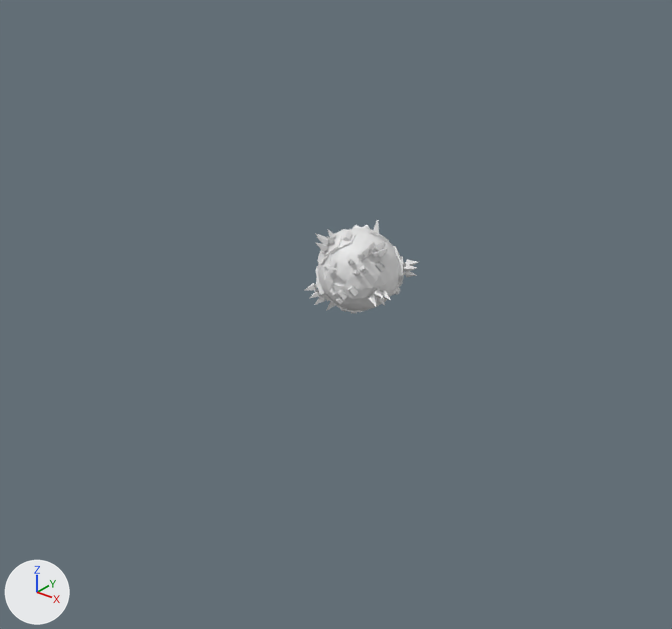
Two versions of the Blender file planets/tut01_lowpoly.blend, one commit apart.
The view is the same before and after, from a 50 mm lens placed at (12.85, -16.98, 9.07), pointed at (-0.03, -0.87, -0.92). Every picture has the same lights, and +X, +Y and +Z are marked at lower left.
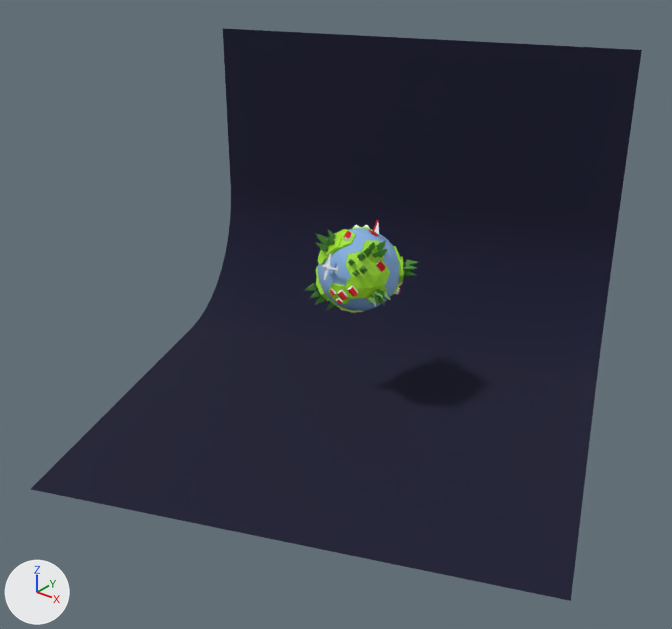
Edits to the bpy script that builds the scene:
```text
Add mat_material_004:
    mat_material_004 = principled_material('Material.004')
    mat_material_004.base_color = (0.0595, 0.246, 0.0291)  # green #458830
Add mat_material_001:
    mat_material_001 = principled_material('Material.001')
    mat_material_001.base_color = (0.261, 0.464, 0.8)  # blue #8cb5e7
    mat_material_001.roughness = 1.0
Add mat_material_003:
    mat_material_003 = principled_material('Material.003')
    mat_material_003.base_color = (0.365, 0.8, 0.0223)  # green #a3e729
Add mat_material_002:
    mat_material_002 = principled_material('Material.002')
    mat_material_002.base_color = (0.00704, 0.00733, 0.0311)  # dark blue #141531
    mat_material_002.roughness = 1.0
Change me_icosphere:
    where me_icosphere.from_pydata(...)  # 278 vertices, 436 faces; spans x -1.03..1.08, y -1.08..1.08, z -1.08..1.04
    add me_icosphere.materials.append(mat_material_003)  # green #a3e729
Change me_icosphere_001:
    where me_icosphere_001.from_pydata(...)  # 162 vertices, 320 faces; spans x -1.03..1.03, y -1.03..1.03, z -1.03..1.03
    add me_icosphere_001.materials.append(mat_material_001)  # blue #8cb5e7
Change me_plane:
    where me_plane.from_pydata(...)  # 13 vertices, 13 faces; spans x -0.082..0.08, y -0.081..0.081, z 0.0..0.394
    add me_plane.materials.append(mat_material_004)  # green #458830
Add me_plane_003:
    me_plane_003.from_pydata(...)  # 26 vertices, 12 faces; spans x -6.0..6.0, y -6.0..6.0, z -2.09..6.25
    me_plane_003.polygons.foreach_set('use_smooth', [True] * 12)
    me_plane_003.materials.append(mat_material_002)  # dark blue #141531
Add ob_plane_052:
    ob_plane_052 = bpy.data.objects.new('Plane.052', me_plane_003)
    ob_plane_052.location = (0.0, 0.0, -1.64)
    ob_plane_052.rotation_euler = (0.0, 0.0, 0.374)  # degrees (0, 0, 21)
```

Boxes (x1, y1, x2, y2) around the edits, measured in the pictures (672 x 629 px):
'Plane.052', added (blue)
    after: (31, 28, 642, 601)
'Icosphere', recoloured (grey to green)
    both: (316, 227, 405, 313)
'Icosphere.001', recoloured (white to blue)
    both: (317, 228, 399, 311)
'Plane.018', recoloured
    both: (403, 264, 417, 272)
'Plane.015', recoloured
    both: (403, 260, 419, 266)
'Plane.014', recoloured
    both: (369, 295, 377, 306)
'Plane.024', recoloured
    both: (315, 242, 328, 252)
'Plane.004', recoloured
    both: (376, 240, 386, 251)
'Plane.012', recoloured
    both: (374, 289, 384, 299)
'Plane.023', recoloured
    both: (317, 237, 330, 246)
'Plane.025', recoloured
    both: (305, 283, 317, 290)
'Plane.007', recoloured
    both: (363, 248, 372, 257)
'Plane.011', recoloured
    both: (382, 290, 391, 300)
'Plane.005', recoloured
    both: (378, 249, 387, 257)
'Plane.028', recoloured
    both: (314, 295, 325, 305)
'Plane.008', recoloured
    both: (357, 252, 366, 261)
'Plane.017', recoloured
    both: (404, 271, 416, 277)
'Plane.010', recoloured
    both: (359, 265, 368, 274)
'Plane.020', recoloured
    both: (328, 230, 336, 239)
'Plane.026', recoloured
    both: (310, 291, 320, 298)
'Plane.029', recoloured
    both: (326, 301, 336, 311)
'Plane.021', recoloured
    both: (327, 236, 335, 244)
'Plane.013', recoloured
    both: (378, 298, 385, 306)
'Plane', recoloured
    both: (369, 242, 375, 250)
'Plane.009', recoloured
    both: (348, 259, 355, 266)
'Plane.006', recoloured
    both: (372, 252, 379, 258)
'Plane.022', recoloured
    both: (315, 233, 328, 239)
'Plane.019', recoloured
    both: (353, 270, 360, 276)
